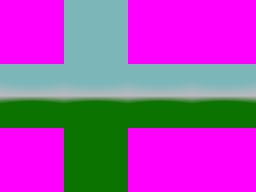
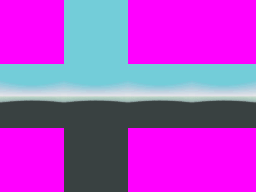
Two versions of the same layered image (w=256, h=192). Layer-by-layer changes:
painted on "Calque 9 copie 11" over [0, 0, 256, 192]
